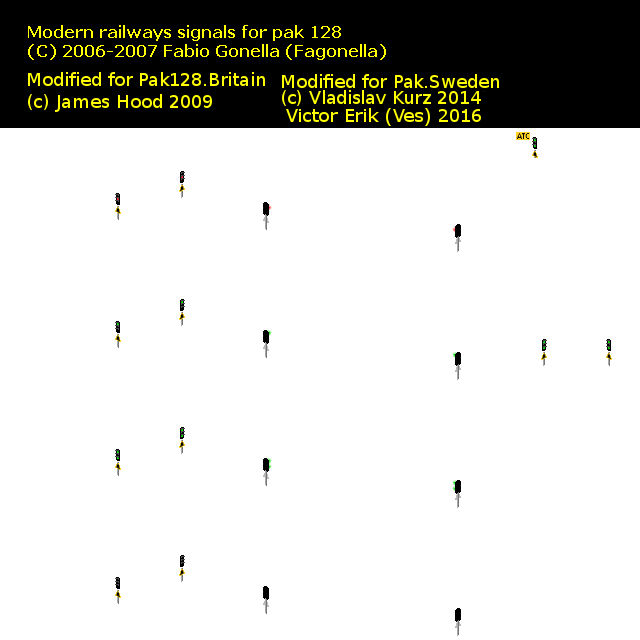
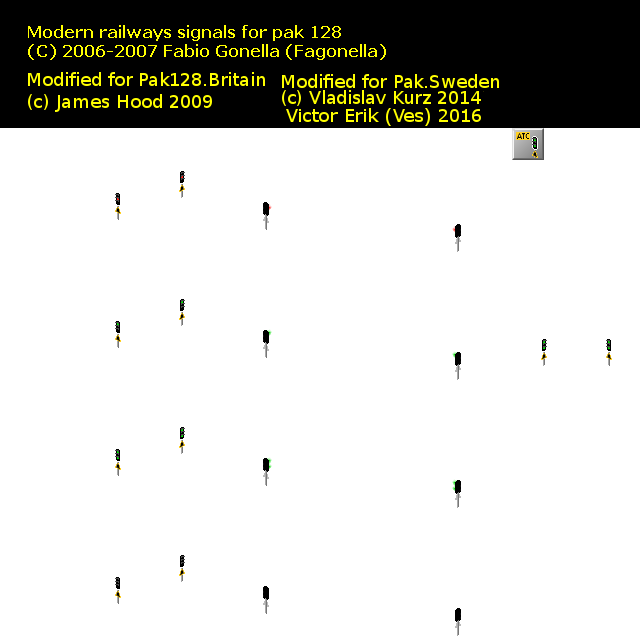
Two versions of the same layered image (w=640, h=640). Layer-by-layer changes:
added layer "Knapp" above "Bakgrund'" over [512, 128, 544, 160]
